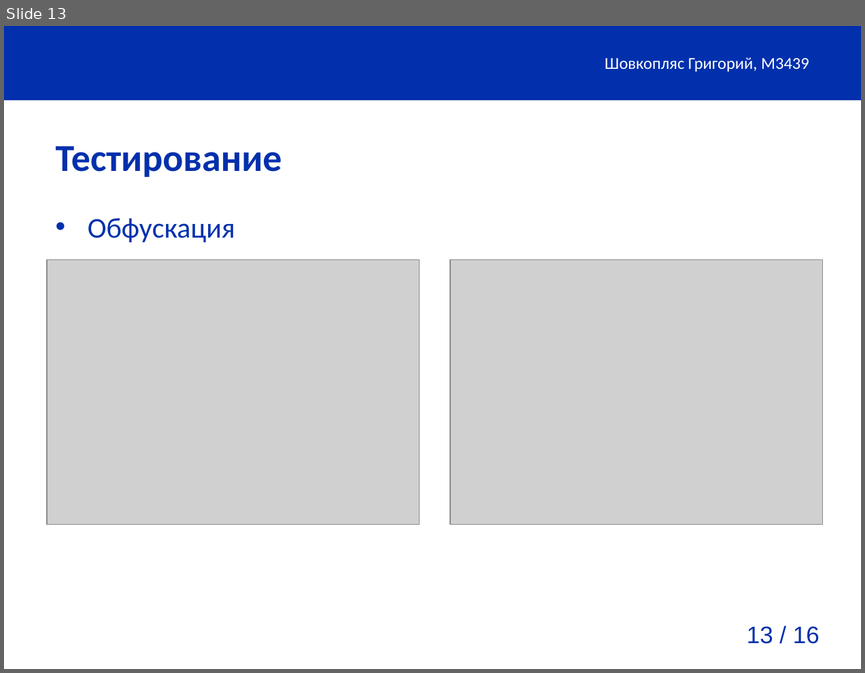
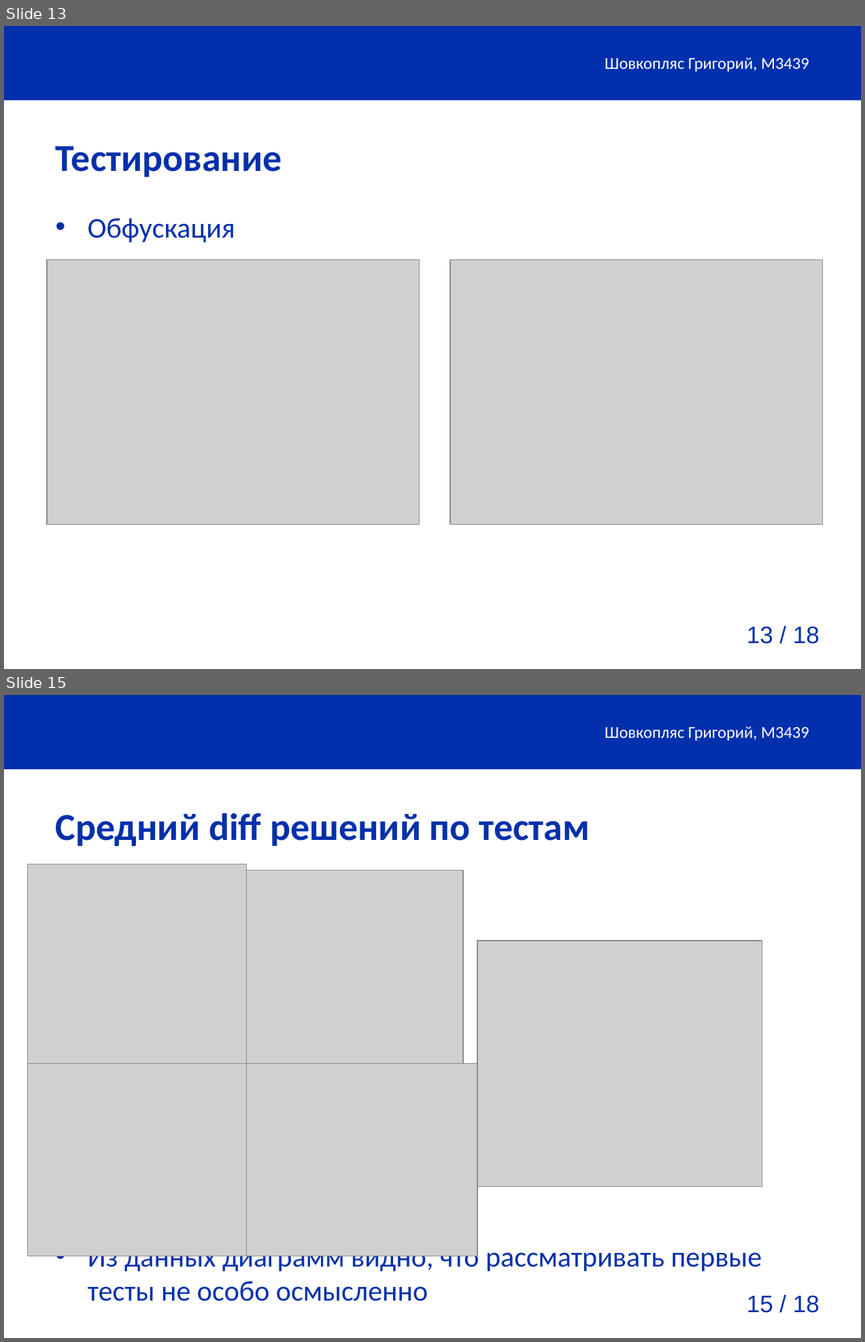
Before and after one commit to gshark/Diplom, a slide deck: presenatation/presentation.pptx. Shown one above the other, each under a label of ours: slide 13 before the commit, slides 13 and 15 after it; the slides between them are not shown. The pictures are 865x673 and 865x1342 pixels, drawn with LibreOffice and Linux fonts; fonts in the diff are those of the drawing; grey boxes stand for pictures; background and template pictures are left out. Boxes give left, top, right and bottom in pixels: in the first picture for what was removed or moved away, otherwise in the second. Text is boxed around its words. In the diff, an @@ line names an element or a change of style, - is before the commit and + after.

```diff
--- a/presenatation/presentation.pptx
+++ b/presenatation/presentation.pptx
@@ slide 15 added at (x1=4, y1=695, x2=861, y2=1338), background #FFFFFF; not listed: 2 template elements that a slide beside it also shows @@
@@ text added at (x1=604, y1=726, x2=809, y2=741), 14 pt, text #FFFFFF @@
+Шовкопляс Григорий, М3439
@@ title added at (x1=56, y1=813, x2=589, y2=846), 32 pt, text #0230AC, bold @@
+Средний diff решений по тестам
@@ picture added at (x1=27, y1=864, x2=247, y2=1064) @@
@@ picture added at (x1=247, y1=870, x2=463, y2=1064) @@
@@ picture added at (x1=477, y1=941, x2=762, y2=1187) @@
@@ picture added at (x1=27, y1=1064, x2=247, y2=1255) @@
@@ picture added at (x1=247, y1=1064, x2=478, y2=1255) @@
@@ text added at (x1=88, y1=1242, x2=762, y2=1301), 24 pt, text #0230AC @@
+• Из данных диаграмм видно, что рассматривать первые тесты не особо осмысленно
@@ page number at (x1=747, y1=626, x2=819, y2=643): text changed @@
-13 / 16
+13 / 18
```
Also in this commit, not shown: 2 slides changed, 2 other slides added, 1 slide removed, 43 other files.
